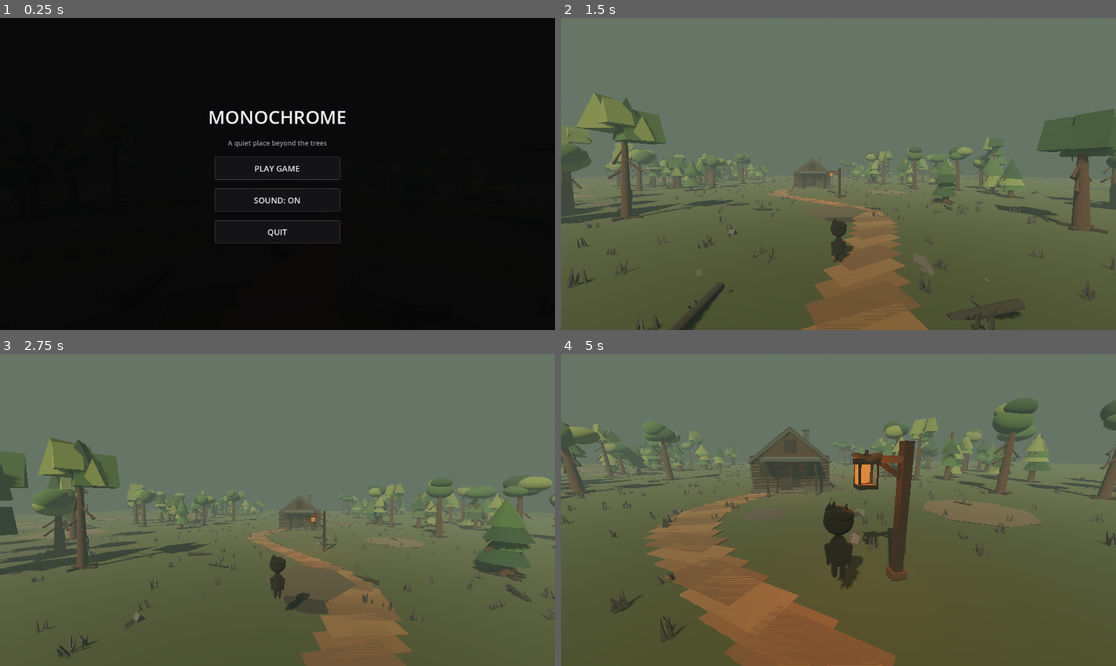
Above: before the commit, frames 1-4 (two rows, left to right).
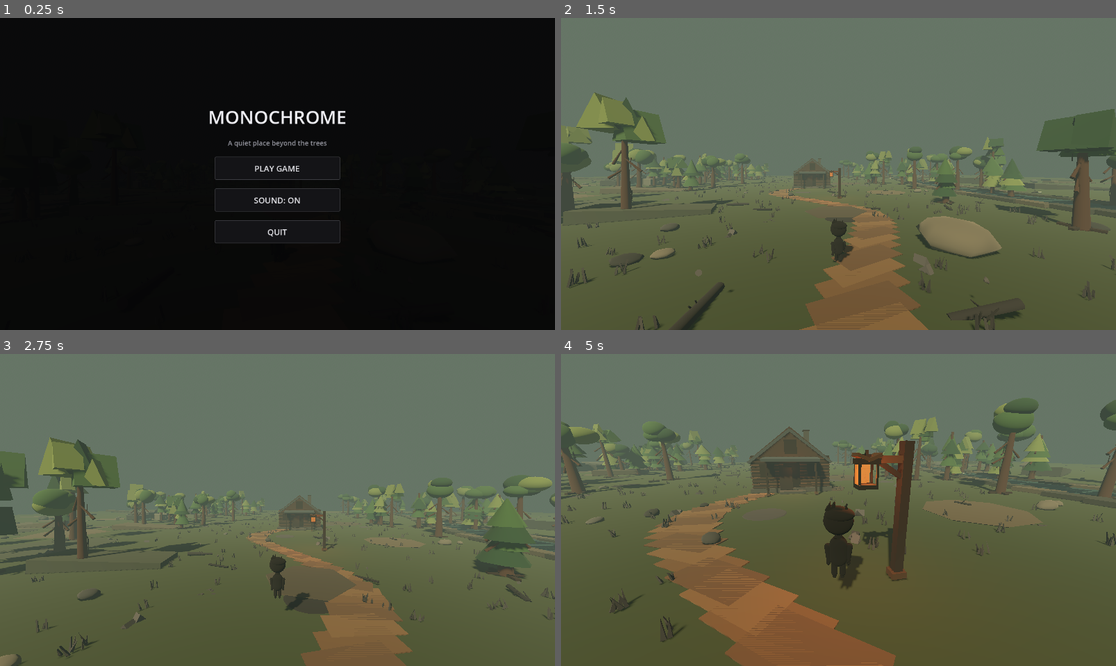
Above: after the commit, the same moments.

Repository: leto98/Monochrome
Game: Godot game, scene res://scenes/main.tscn
The game is run twice, just before and just after one commit, with the same random seed, the same clock (stepped at 60 frames per second) and the same inputs.
Inputs (mouse positions are in pixels of both pictures, inside the frame that each line leads up to):
- Up to frame 1 (0.25 s): no input
- Up to frame 2 (1.5 s): click "PLAY GAME" at 0.5 s; tap Enter at 1.25 s; move the mouse to (866, 174) at 1.27 s; hold W from 1.28 s (still down); tap E at 1.35 s
- Up to frame 3 (2.75 s): keep holding W; tap Space at 1.52, 2.27 s; move the mouse to (249, 510) at 2.02 s; tap Alt at 2.1 s
- Up to frame 4 (5 s): keep holding W; move the mouse to (849, 503) at 2.77 s; tap Enter at 2.85 s; move the mouse to (832, 516) at 3.52 s; tap V at 3.6 s; tap Space at 3.77, 4.52 s; move the mouse to (877, 513) at 4.27 s; hold Shift from 4.28 s (still down)

The runs differ from the first frame. In frame 2, 2.8% of the frame differs, in the area x 0-100%, y 49-80%; in frame 3, 1.3%; in frame 4, 1.2%.
Error before the commit: Invalid assignment of property or key 'height' with value of type 'float' on a base object of type 'SphereShape3D'. (res://scripts/main.gd:859)

Commit message:
Correct boulder collision shape for Godot 4

Diff:
--- a/scripts/main.gd
+++ b/scripts/main.gd
@@ -856,7 +856,6 @@
 		var rock_shape_node := CollisionShape3D.new()
 		var rock_shape := SphereShape3D.new()
 		rock_shape.radius = maxf(rock.scale.x, rock.scale.z) * 0.82
-		rock_shape.height = maxf(rock.scale.y * 1.5, rock_shape.radius * 1.2)
 		rock_shape_node.shape = rock_shape
 		rock_body.add_child(rock_shape_node)
 		add_child(rock_body)
